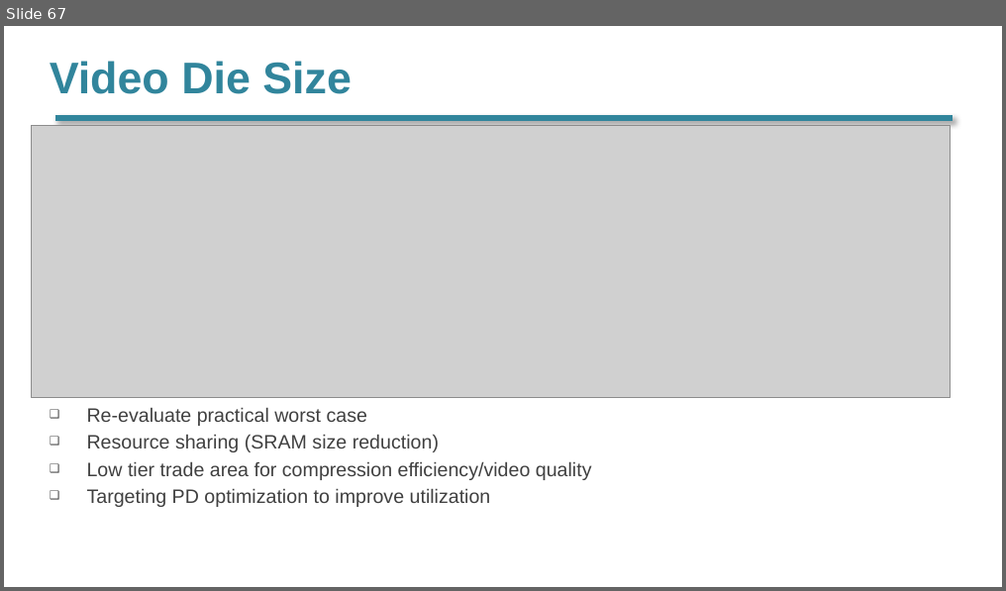
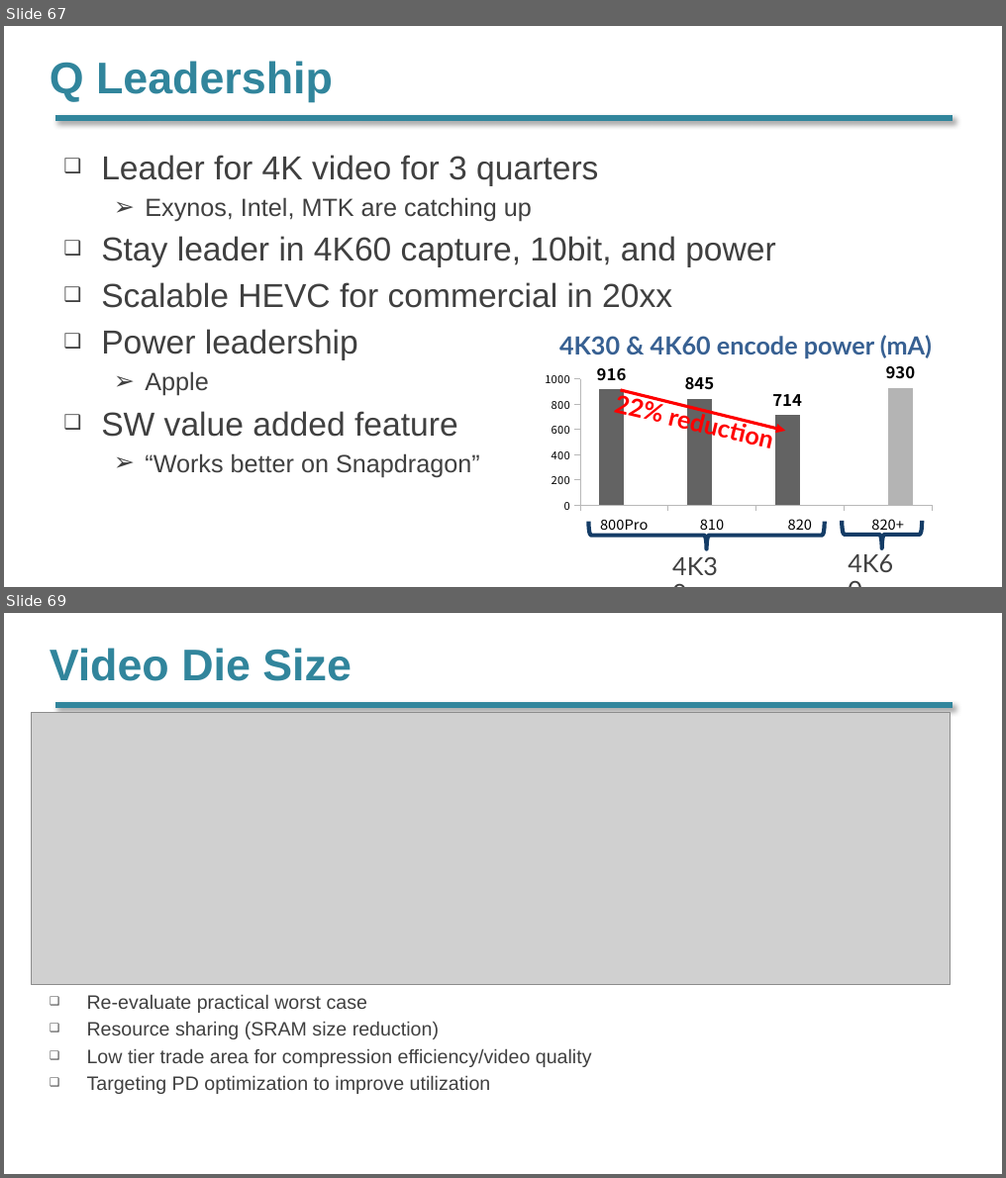
Before and after one commit to kexu/Doc, a slide deck: Video.pptx. Shown one above the other, each under a label of ours: slide 67 before the commit, slides 67 and 69 after it; the slides between them are not shown. The pictures are 1006x591 and 1006x1178 pixels, drawn with LibreOffice and Linux fonts; fonts in the diff are those of the drawing; grey boxes stand for pictures. Boxes give left, top, right and bottom in pixels: in the first picture for what was removed or moved away, otherwise in the second. Text is boxed around its words. In the diff, an @@ line names an element or a change of style, - is before the commit and + after.

```diff
--- a/Video.pptx
+++ b/Video.pptx
@@ slide 67 added at box(4, 26, 1002, 587), background #FFFFFF; not listed: 1 template element that a slide beside it also shows @@
@@ title added at box(50, 61, 333, 102), 32 pt, text #31859C, bold @@
+Q Leadership
@@ text added at box(101, 155, 776, 477), 24 pt, text #404040 @@
+❑ Leader for 4K video for 3 quarters
+  ➢ Exynos, Intel, MTK are catching up
+❑ Stay leader in 4K60 capture, 10bit, and power
+❑ Scalable HEVC for commercial in 20xx
+❑ Power leadership
+  ➢ Apple
+❑ SW value added feature
+  ➢ “Works better on Snapdragon”
@@ text added at box(559, 335, 932, 360), 18 pt, text #376092, bold @@
+4K30 & 4K60 encode power (mA)
@@ column chart added at box(537, 361, 941, 538) @@
+categories: 800Pro, 810, 820, 820+
+Series 1: 916, 845, 714, -
+Series 2: -, -, -, 930
@@ text added at box(613, 390, 660, 423), 18 pt, text #FF0000, bold @@
+22% reduction
@@ arrow added from (621, 390) to (785, 431), #FF0000 2.25 pt @@
@@ left brace added at box(589, 521, 825, 549), outline #008080 3 pt @@
@@ left brace added at box(843, 521, 922, 549), outline #008080 3 pt @@
@@ text added at box(662, 549, 742, 585), 18 pt, text #404040 @@
+4K30
@@ text added at box(839, 546, 917, 582), 18 pt, text #404040 @@
+4K60
@@ what was slide 67 is now slide 69 @@
```
Also in this commit, not shown: 1 slide changed, 2 other slides added, 1 other file.
